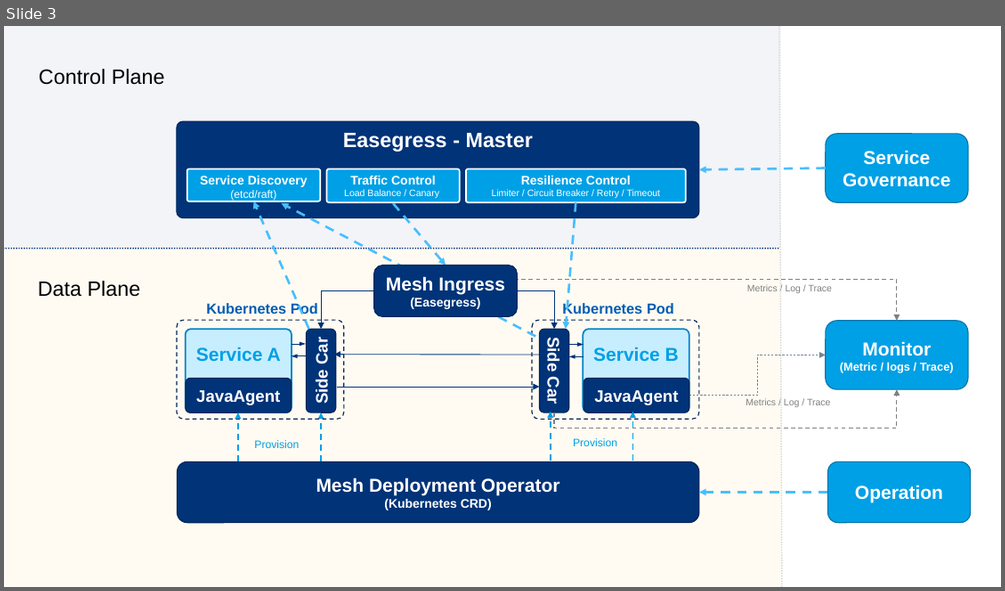
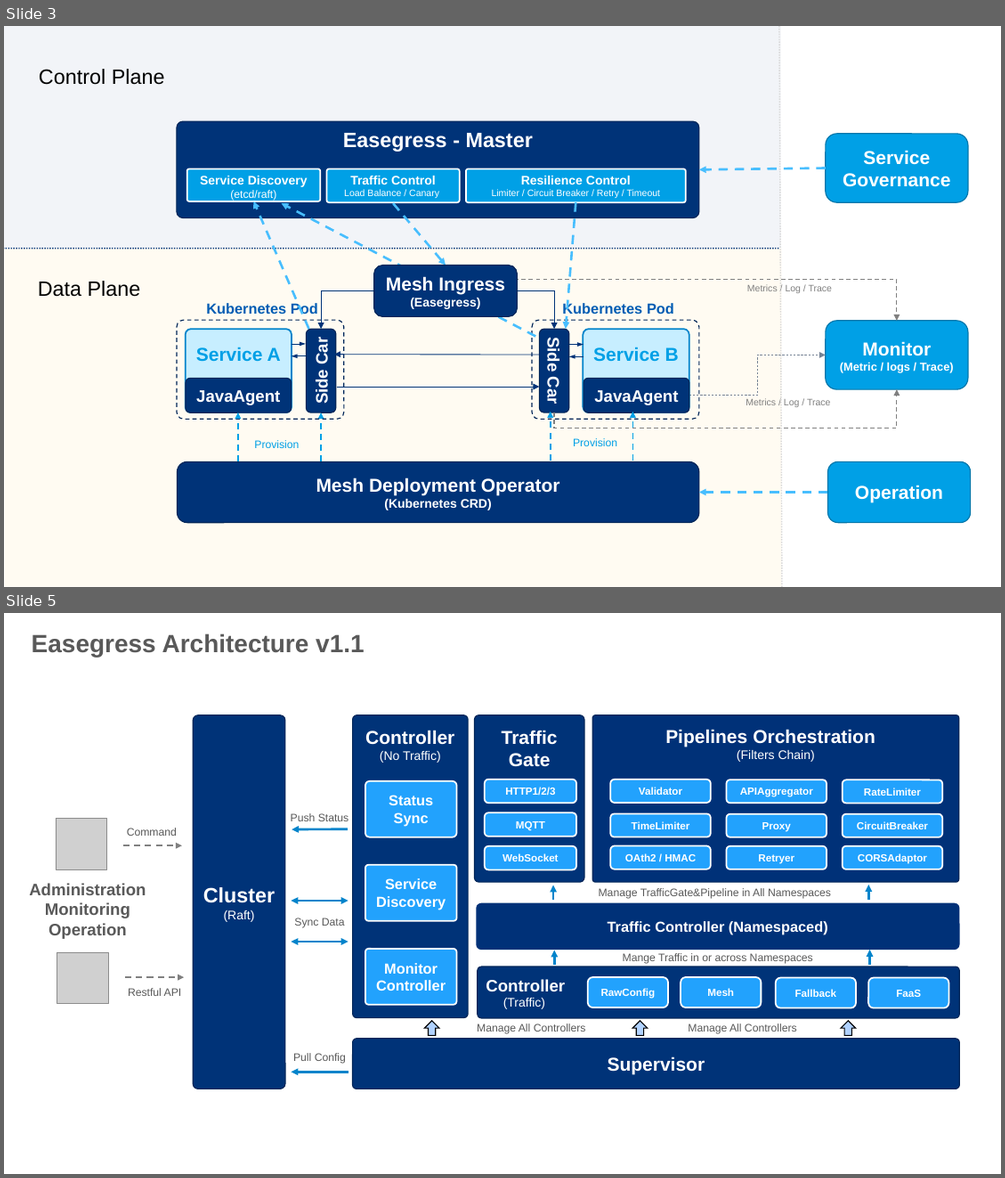
Before and after one commit to megaease/easemesh, a slide deck: docs/architecture.pptx. Shown one above the other, each under a label of ours: slide 3 before the commit, slides 3 and 5 after it; the slides between them are not shown. The pictures are 1005x591 and 1005x1178 pixels, drawn with LibreOffice and Linux fonts; fonts in the diff are those of the drawing; grey boxes stand for pictures. Boxes give left, top, right and bottom in pixels: in the first picture for what was removed or moved away, otherwise in the second. Text is boxed around its words. In the diff, an @@ line names an element or a change of style, - is before the commit and + after.

Commit message:
update the easegress architecture diagram

```diff
--- a/docs/architecture.pptx
+++ b/docs/architecture.pptx
@@ slide 5 added at [4,613,1001,1174], background #FFFFFF @@
@@ text added at [32,633,364,657], 24 pt, text #595959, bold @@
+Easegress Architecture v1.1
@@ group added at [29,715,960,1089]: 26 rounded rectangles, 10 texts, 8 arrows, 3 right arrows, 2 pictures, 2 double arrows @@
+Pull Config
+Push Status
+Cluster
+(Raft)
+Supervisor
+Controller
+(Traffic)
+Controller
+(No Traffic)
+Status Sync
+Command
+Restful API
+Administration
+Monitoring
+Operation
+Sync Data
+Service Discovery
+Monitor Controller
+Mesh
+FaaS
+Traffic Controller (Namespaced)
+Pipelines Orchestration
+(Filters Chain)
+Validator
+TimeLimiter
+OAth2 / HMAC
+APIAggregator
+Proxy
+Retryer
+RateLimiter
+CircuitBreaker
+CORSAdaptor
+Traffic Gate
+HTTP1/2/3
+MQTT
+WebSocket
+Fallback
+Manage TrafficGate&Pipeline in All Namespaces
+RawConfig
+Mange Traffic in or across Namespaces
+Manage All Controllers
+Manage All Controllers
```
Also in this commit, not shown: 1 slide changed, 1 other slide added.
